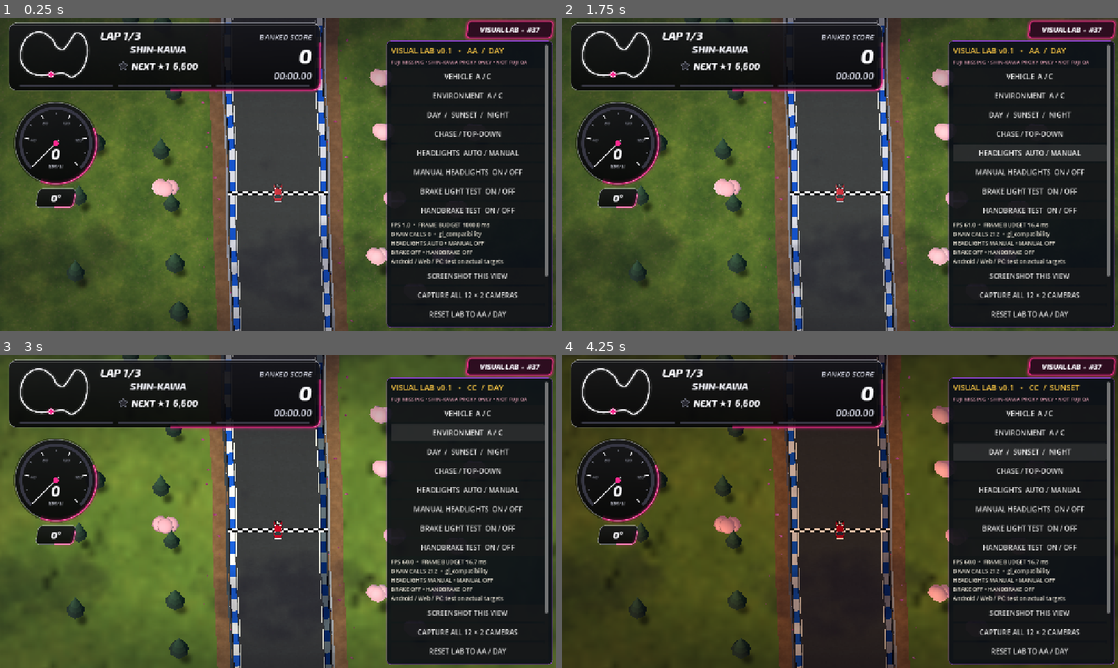
Above: before the commit, frames 1-4 (two rows, left to right).
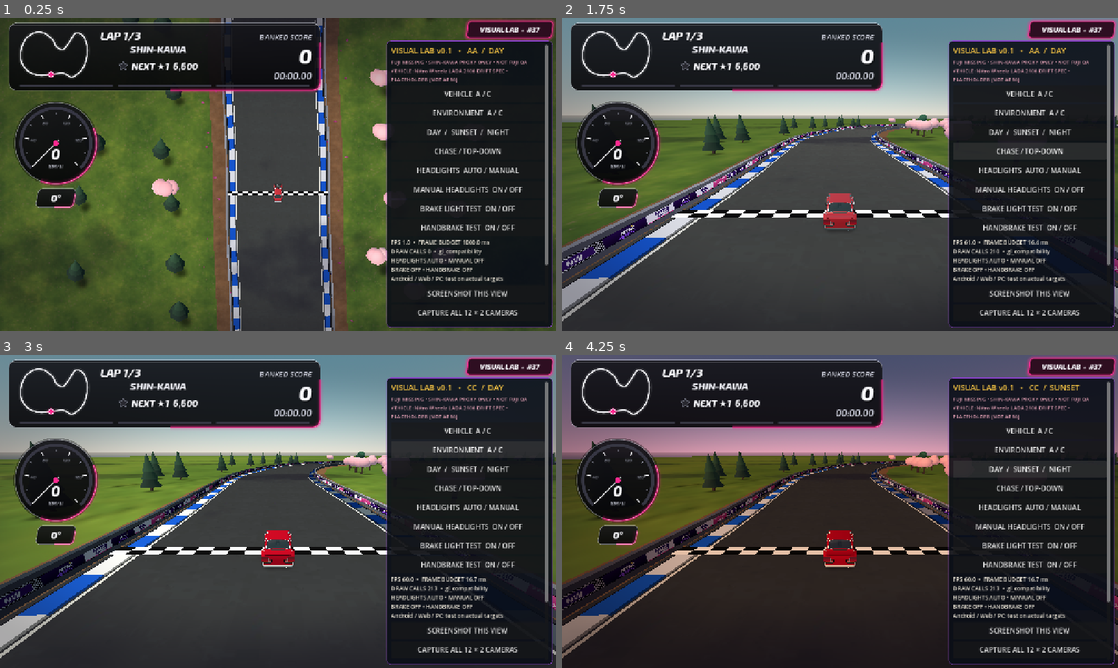
Above: after the commit, the same moments.

Repository: karllondor/Nitro-Wheelz-
Game: Godot game, scene res://scenes/visual_lab.tscn
Same seed, same stepped clock (60 frames per second), same inputs: the game is played once before the commit and once after it. This scene is started directly instead of the project's main scene.
Inputs (mouse positions are in pixels of both pictures, inside the frame that each line leads up to):
- Up to frame 1 (0.25 s): no input
- Up to frame 2 (1.75 s): click "VISUAL LAB • #37" at 0.5 s; tap Enter at 1.25 s; move the mouse to (962, 158) at 1.27 s; hold D (move_right) from 1.28 s (still down); hold Space (action_primary) from 1.28 s (still down); click (962, 158) at 1.42 s
- Up to frame 3 (3 s): release D (move_right) at 2 s; release Space (action_primary) at 2 s; click "VEHICLE A / C" at 2 s; click "ENVIRONMENT A / C" at 2.75 s
- Up to frame 4 (4.25 s): click "DAY / SUNSET / NIGHT" at 3.5 s

The runs differ from the first frame. In frame 1, 4.4% of the frame differs, in the area x 70-99%, y 16-96%; in frame 2, 45%; in frame 3, 47%, in the area x 0-100%, y 0-100%; in frame 4, 45%.

Commit message:
fix(#37): explicitly label temporary non-AE86 vehicle in Visual Lab panel

Diff:
--- a/game/scripts/visual_lab/visual_lab.gd
+++ b/game/scripts/visual_lab/visual_lab.gd
@@ -518,7 +518,8 @@
     var mode: String = "ORIGINAL" if _is_restored else vehicle_style + environment_style + "  /  " + time_of_day
     mode_label.text = "VISUAL LAB v0.1   •   " + mode
     status_label.text = ("FUJI SPEEDWAY SMALL — TRACK DATA FOUND" if fuji_available
-        else "FUJI MISSING • SHIN-KAWA PROXY ONLY • NOT FUJI QA")
+        else "FUJI MISSING • SHIN-KAWA PROXY ONLY • NOT FUJI QA") + \
+        "\nVEHICLE: " + str(vehicle.name) + " • PLACEHOLDER (NOT AE86)"
     var fps: float = float(Engine.get_frames_per_second())
     var draw_calls: int = int(Performance.get_monitor(Performance.RENDER_TOTAL_DRAW_CALLS_IN_FRAME))
     var renderer: String = str(ProjectSettings.get_setting("rendering/renderer/rendering_method", "unknown"))
